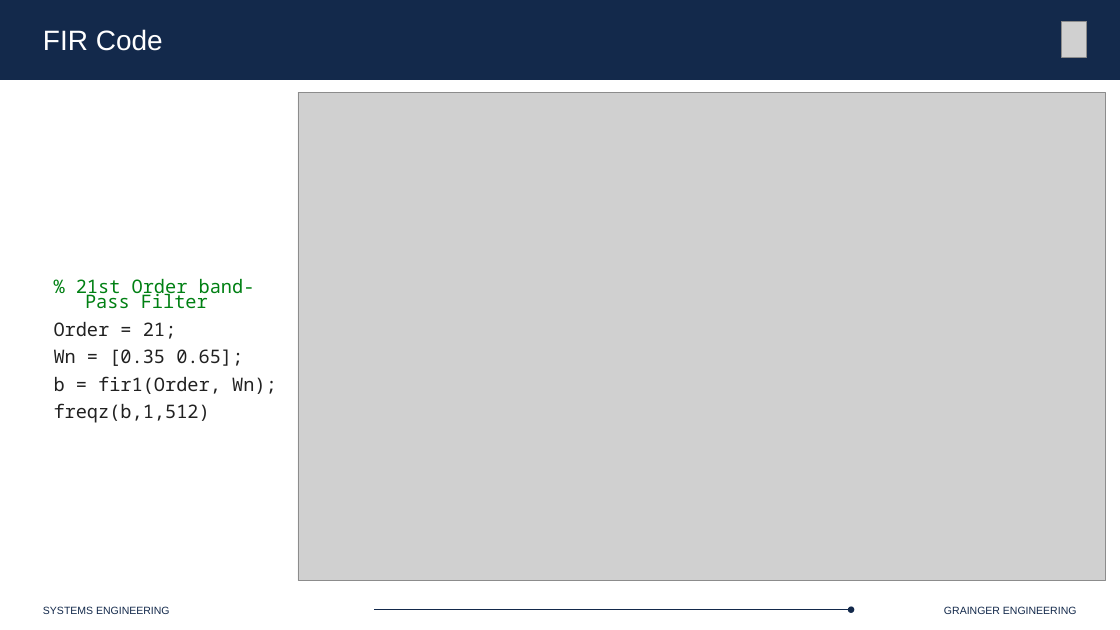
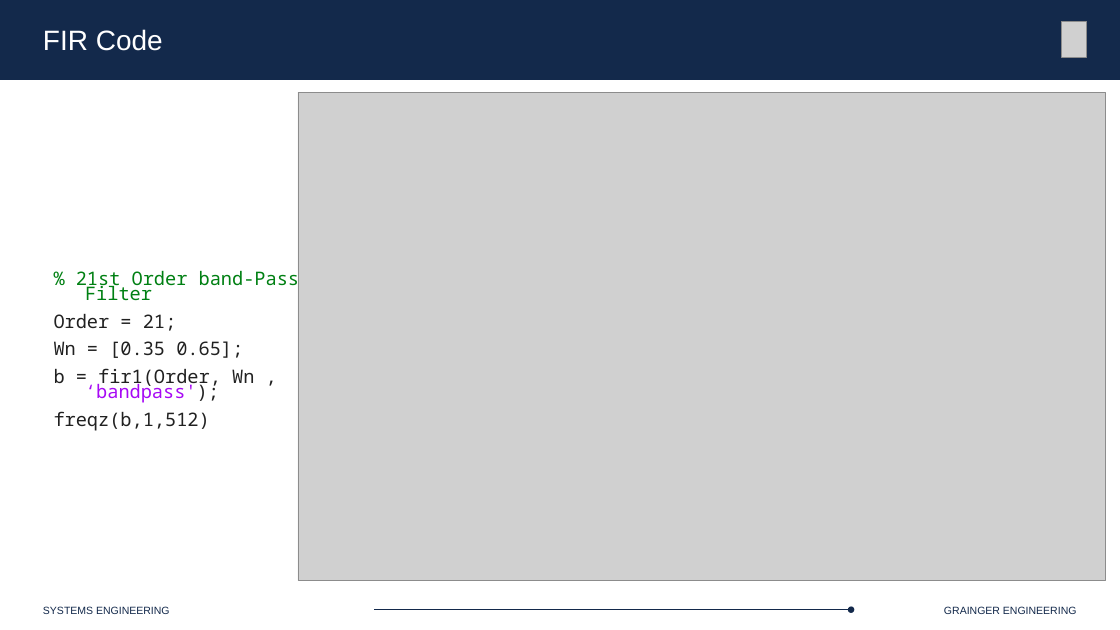
Before and after one commit to Marius-Juston/SE-423---Class-Material, a slide deck: slide 42 of Lectures/Slides/L8-9.pptx. Drawn at 1120x630 pixels with LibreOffice and Linux fonts; fonts in the diff are those of the drawing; grey boxes stand for pictures. Boxes give left, top, right and bottom in pixels: in the first picture for what was removed or moved away, otherwise in the second. Text is boxed around its words. In the diff, an @@ line names an element or a change of style, - is before the commit and + after.

```diff
--- a/Lectures/Slides/L8-9.pptx
+++ b/Lectures/Slides/L8-9.pptx
@@ text at [54,368,254,403]: text changed @@
-b = fir1(Order, Wn);
+b = fir1(Order, Wn , ‘bandpass');
```
Also in this commit, not shown: 1 other slide changed, 1 slide added.
